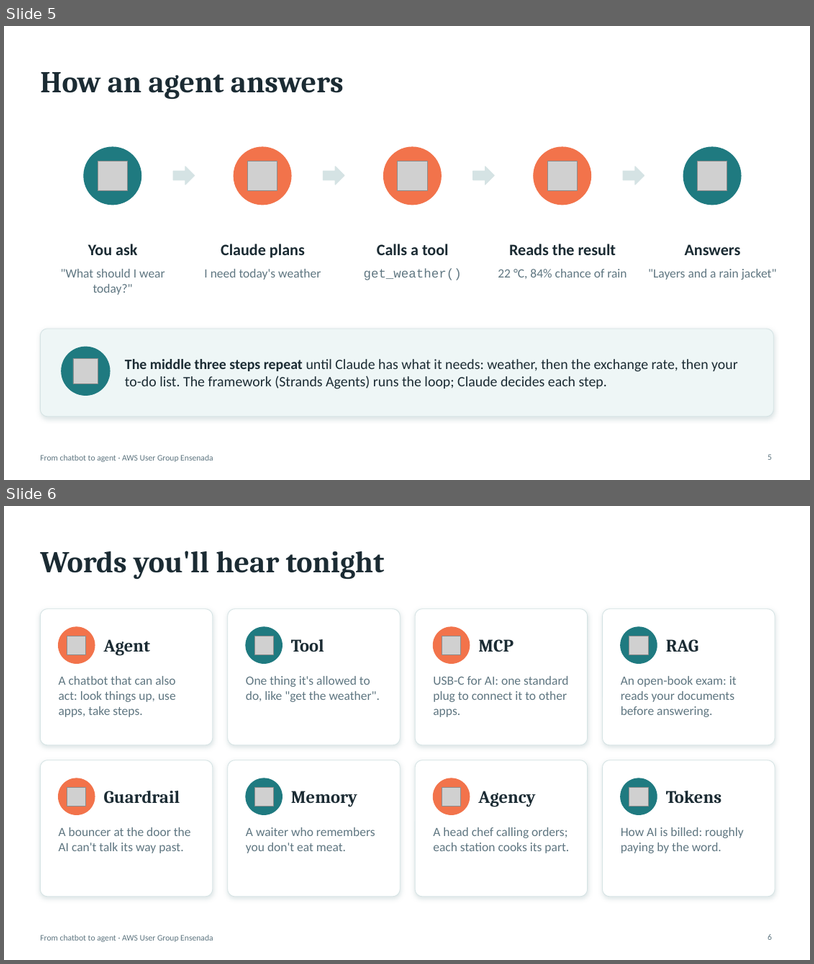
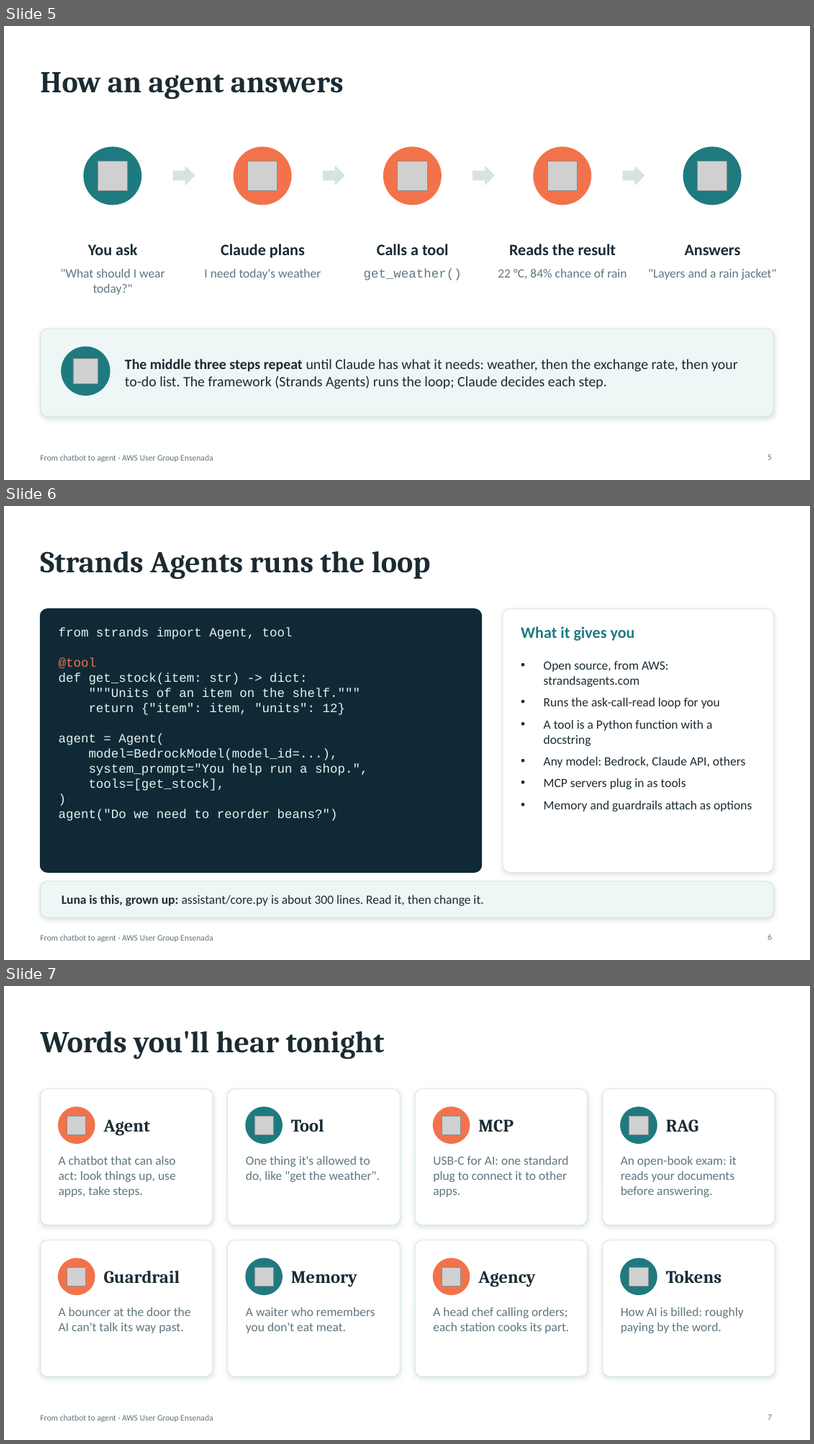
Before and after one commit to aws-ug-ensenada/claude-on-aws-ensenada, a slide deck: docs/slides/claude-on-aws-ensenada.pptx. Shown one above the other, each under a label of ours: slides 5 and 6 before the commit, slides 5, 6 and 7 after it. The pictures are 814x964 and 814x1444 pixels, drawn with LibreOffice and Linux fonts; fonts in the diff are those of the drawing; grey boxes stand for pictures. Boxes give left, top, right and bottom in pixels: in the first picture for what was removed or moved away, otherwise in the second. Text is boxed around its words. In the diff, an @@ line names an element or a change of style, - is before the commit and + after.

```diff
--- a/docs/slides/claude-on-aws-ensenada.pptx
+++ b/docs/slides/claude-on-aws-ensenada.pptx
@@ slide 6 added at (4,506,810,960), background #FFFFFF; not listed: 1 template element that a slide beside it also shows @@
@@ title added at (40,551,431,579), 36 pt, text #1B2B33, bold @@
+Strands Agents runs the loop
@@ rounded rectangle added at (40,609,482,872), fill #0F2A36, outline #0F2A36 1 pt @@
@@ rounded rectangle added at (503,609,774,872), fill #FFFFFF, outline #D5E3E4 0.75 pt @@
@@ text added at (59,628,368,821), 15 pt, text #E6F1F0 @@
+from strands import Agent, tool
+@tool
+def get_stock(item: str) -> dict:
+"""Units of an item on the shelf."""
+return {"item": item, "units": 12}
+agent = Agent(
+model=BedrockModel(model_id=...),
+system_prompt="You help run a shop.",
+tools=[get_stock],
+)
+agent("Do we need to reorder beans?")
@@ text added at (521,626,635,641), 19 pt, text #1F7A80, bold @@
+What it gives you
@@ text added at (544,661,752,811), 15 pt, text #1B2B33 @@
+• Open source, from AWS: strandsagents.com
+• Runs the ask-call-read loop for you
+• A tool is a Python function with a docstring
+• Any model: Bedrock, Claude API, others
+• MCP servers plug in as tools
+• Memory and guardrails attach as options
@@ rounded rectangle added at (40,881,774,917), fill #EEF6F6, outline #D5E3E4 0.75 pt @@
@@ text added at (62,894,484,906), 15 pt, text #1B2B33 @@
+Luna is this, grown up: assistant/core.py is about 300 lines. Read it, then change it.
@@ page number added at (768,934,772,939), 10 pt, text #5F7681 @@
+6
@@ what was slide 6 is now slide 7 @@
@@ page number at (768,1414,772,1419): text changed @@
-6
+7
```
Also in this commit, not shown: 5 slides changed, 2 other slides added, 5 other files.
